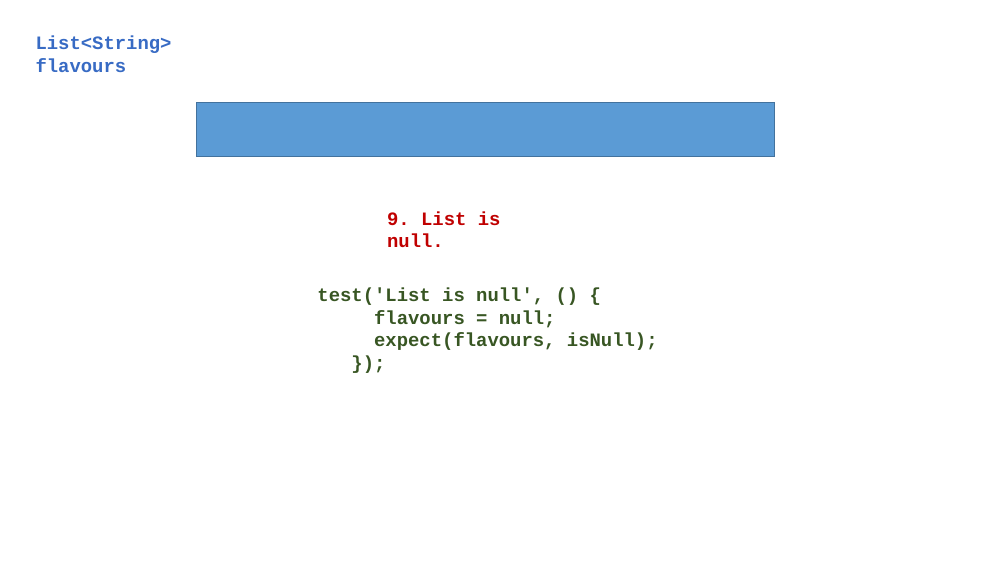
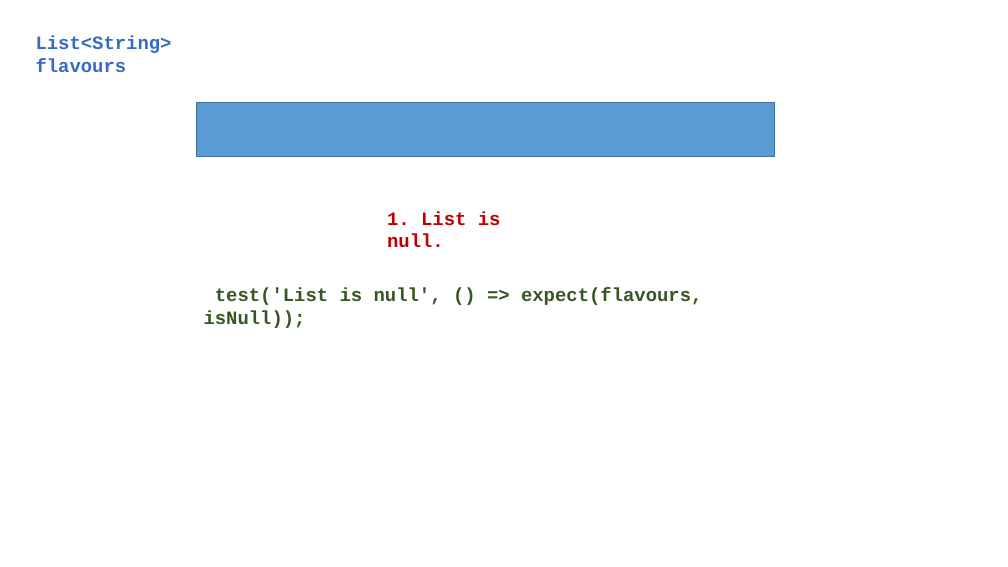
Before and after one commit to Zujaj/multiple_selection_dialogue_app, a slide deck: slide 12 of Multiple Selection Dialogue App.pptx (slide 20 before the commit). Drawn at 1008x567 pixels with LibreOffice and Linux fonts; fonts in the diff are those of the drawing. Boxes give left, top, right and bottom in pixels: in the first picture for what was removed or moved away, otherwise in the second. Text is boxed around its words. In the diff, an @@ line names an element or a change of style, - is before the commit and + after.

Commit message:
Updated List & Map Test Cases

```diff
--- a/Multiple Selection Dialogue App.pptx
+++ b/Multiple Selection Dialogue App.pptx
@@ text at (387, 211, 501, 247): text changed @@
-9. List is null.
+1. List is null.
@@ text at (204, 288, 702, 328): text changed @@
-test('List is null', () {
-flavours = null;
-expect(flavours, isNull);
-});
+test('List is null', () => expect(flavours, isNull));
```
Also in this commit, not shown: 10 other slides changed.
